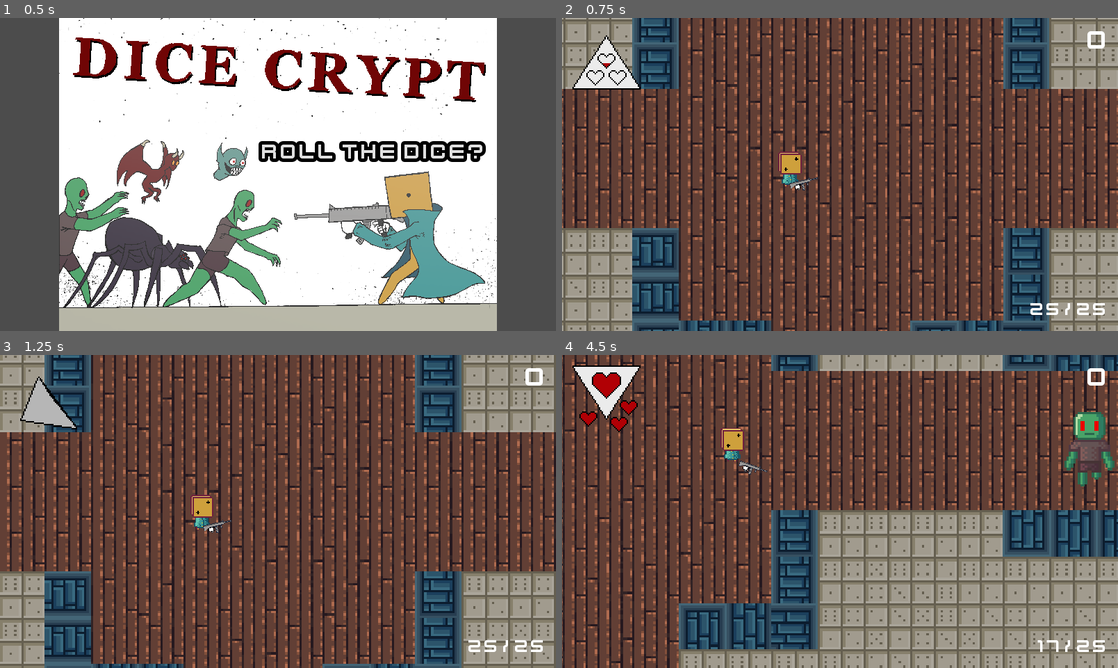
Above: before the commit, frames 1-4 (two rows, left to right).
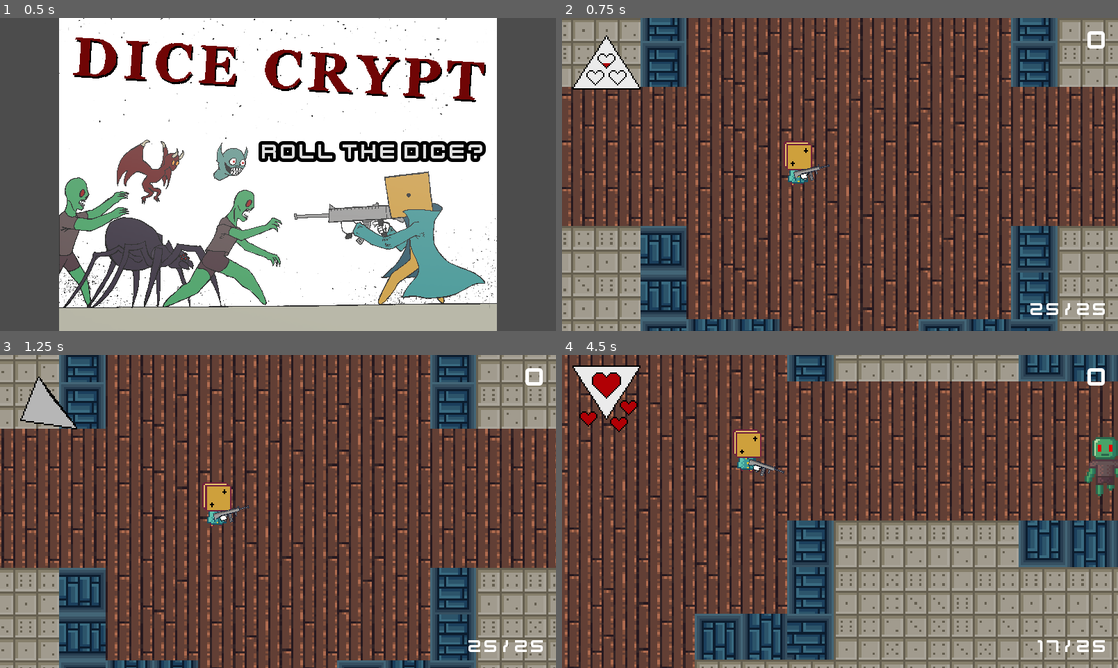
Above: after the commit, the same moments.

Repository: ygypt/gmtk2022
Game: Godot game, scene res://Menu.tscn
Two runs of this game, one before a commit and one after it. Both use one fixed random seed, a clock stepped at 60 frames per second and the inputs below.
Inputs (mouse positions are in pixels of both pictures, inside the frame that each line leads up to):
- Up to frame 1 (0.5 s): no input
- Up to frame 2 (0.75 s): click "ROLL THE DICE?" at 0.5 s
- Up to frame 3 (1.25 s): no input
- Up to frame 4 (4.5 s): move the mouse to (962, 495) at 1.27 s; hold D (move_right) 1.28-2.03 s; tap Space (dodge) at 1.35, 3.6 s; move the mouse to (728, 527) at 2.02 s; hold S (move_down) 2.03-2.78 s; tap F (interact) at 2.1, 4.35 s; move the mouse to (895, 442) at 2.77 s; press the mouse at (895, 442) at 2.78 s; hold D (move_right) 2.78-3.53 s; move the mouse to (812, 574) at 3.52 s; release the mouse at (812, 574) at 3.53 s; hold W (move_up) 3.53-4.28 s; move the mouse to (1006, 558) at 4.27 s; hold A (move_left) from 4.28 s (still down)

Frame 1 is identical in both runs. In frame 2, 61% of the frame differs, in the area x 0-100%, y 0-100%; in frame 3, 62%; in frame 4, 67%.

Commit message:
more stuff

Diff:
--- a/Characters/Ghoul/Ghoul.tscn
+++ b/Characters/Ghoul/Ghoul.tscn
@@ -4,12 +4,12 @@
 [ext_resource path="res://Art_Assets/Enemies/ghoul2.png" type="Texture" id=2]
 [ext_resource path="res://Characters/Ghoul/States/Chase.gd" type="Script" id=3]
 
+[sub_resource type="CapsuleShape2D" id=6]
+radius = 3.99999
+height = 6.00003
+
 [sub_resource type="CapsuleShape2D" id=5]
 height = 14.0
-
-[sub_resource type="CapsuleShape2D" id=6]
-radius = 2.0
-height = 4.0
 
 [sub_resource type="AtlasTexture" id=2]
 atlas = ExtResource( 2 )
@@ -32,11 +32,17 @@
 height = 2.0
 
 [node name="Ghoul" type="KinematicBody2D"]
+scale = Vector2( 0.8, 0.8 )
 collision_layer = 2
 collision_mask = 7
 script = ExtResource( 1 )
 health = 18
 speed = 35
+
+[node name="CollisionShape2D" type="CollisionShape2D" parent="."]
+position = Vector2( 0, -1 )
+rotation = 1.5708
+shape = SubResource( 6 )
 
 [node name="ProjHurtbox" type="Area2D" parent="."]
 collision_layer = 0
@@ -45,10 +51,6 @@
 [node name="CollisionShape2D" type="CollisionShape2D" parent="ProjHurtbox"]
 position = Vector2( 0, -16 )
 shape = SubResource( 5 )
-
-[node name="CollisionShape2D" type="CollisionShape2D" parent="."]
-rotation = 1.5708
-shape = SubResource( 6 )
 
 [node name="Sprite" type="AnimatedSprite" parent="."]
 position = Vector2( 0, -16 )
--- a/Characters/Imp/Imp.tscn
+++ b/Characters/Imp/Imp.tscn
@@ -39,7 +39,7 @@
 height = 4.66667
 
 [node name="Imp" type="KinematicBody2D"]
-scale = Vector2( 0.75, 0.75 )
+scale = Vector2( 0.6, 0.6 )
 collision_layer = 2
 collision_mask = 7
 script = ExtResource( 1 )
--- a/Characters/Player/Player.tscn
+++ b/Characters/Player/Player.tscn
@@ -138,6 +138,7 @@
 height = 2.0
 
 [node name="Player" type="KinematicBody2D" groups=["Player"]]
+scale = Vector2( 1.25, 1.25 )
 collision_mask = 46
 script = ExtResource( 2 )
 speed = 80
--- a/Characters/Player/States/Hurt.gd
+++ b/Characters/Player/States/Hurt.gd
@@ -1,7 +1,11 @@
 extends State
 
-func enter(entity):
+func enter(entity: Player):
+	entity.sprite.modulate = Color("ff0000")
 	$Cooldown.start()
+
+func exit(entity):
+	entity.sprite.modulate = Color("ffffff")
 
 func step(entity):
 	if $Cooldown.is_stopped():
--- a/Weapons/Pistol/Pistol.tscn
+++ b/Weapons/Pistol/Pistol.tscn
@@ -6,6 +6,7 @@
 
 [node name="Pistol" type="Node2D"]
 script = ExtResource( 1 )
+y_offset = 3
 total_ammo = 8
 
 [node name="ReloadTimer" type="Timer" parent="."]
--- a/Weapons/Rifle/Rifle.tscn
+++ b/Weapons/Rifle/Rifle.tscn
@@ -6,6 +6,7 @@
 
 [node name="Rifle" type="Node2D"]
 script = ExtResource( 3 )
+y_offset = 4
 total_ammo = 25
 auto = true
 
--- a/Weapons/Weapon.gd
+++ b/Weapons/Weapon.gd
@@ -31,4 +31,4 @@
 	rotation = entity.look_angle
 	$Sprite.flip_v = !(entity.look_angle <=  PI / 2 && entity.look_angle > -(PI / 2))
 	cursor_lposition = entity.get_local_mouse_position()
-	global_position = entity.global_position + (cursor_lposition * MOUSE_CAM_MOD)
+	global_position = entity.global_position + (cursor_lposition * MOUSE_CAM_MOD) + Vector2(0,-y_offset)
